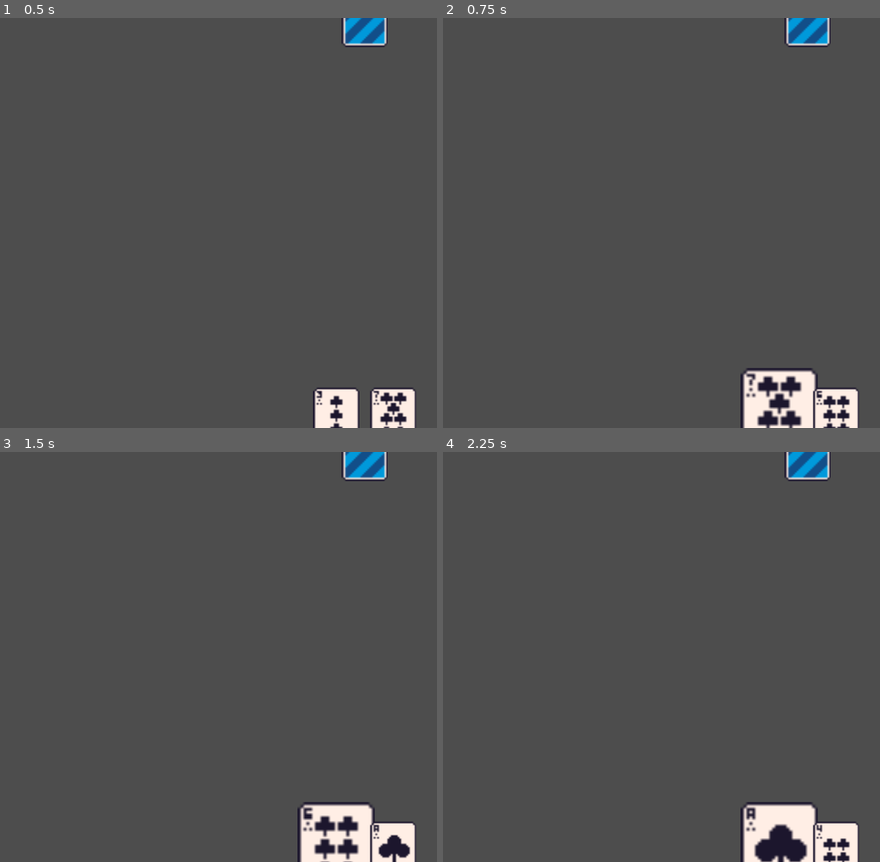
Above: before the commit, frames 1-4 (two rows, left to right).
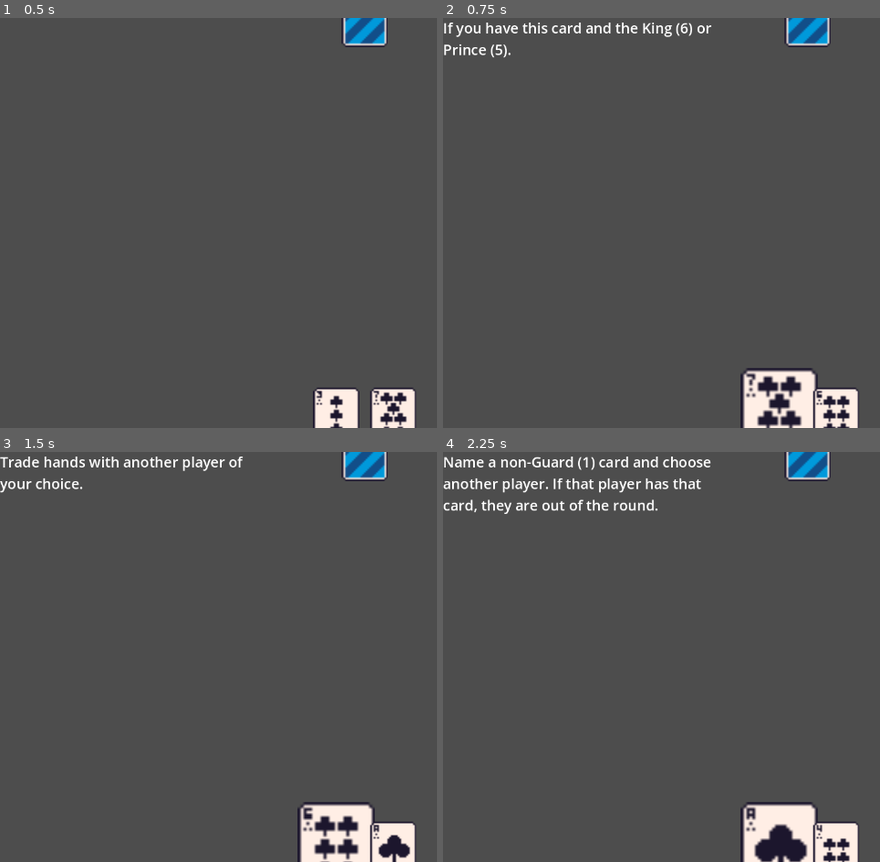
Above: after the commit, the same moments.

Repository: maxnovak/love-letter
Game: Godot game, scene res://table.tscn
The game is run twice, just before and just after one commit, with the same random seed, the same clock (stepped at 60 frames per second) and the same inputs.
Inputs (mouse positions are in pixels of both pictures, inside the frame that each line leads up to):
- Up to frame 1 (0.5 s): no input
- Up to frame 2 (0.75 s): tap Enter at 0.5 s; move the mouse to (779, 415) at 0.52 s; click (779, 415) at 0.67 s
- Up to frame 3 (1.5 s): tap Space at 1.25 s; click (336, 849) at 1.42 s
- Up to frame 4 (2.25 s): tap Enter at 2 s; click (779, 849) at 2.17 s

Frame 1 is identical in both runs. In frame 2, 0.9% of the frame differs, in the area x 0-62%, y 1-10%; in frame 3, 0.9%; in frame 4, 1.9%, in the area x 0-62%, y 1-16%.

Commit message:
Add a HUD which displays help text with the cards ability

Diff:
--- /dev/null
+++ b/HUD.gd
@@ -0,0 +1,12 @@
+extends CanvasLayer
+
+func show_message(text):
+	$HelpText.text = text
+	$HelpText.show()
+
+func hide_message():
+	$HelpText.hide()
+
+
+func _on_players_hand_text(text):
+	show_message(text)
--- a/PlayersHand.gd
+++ b/PlayersHand.gd
@@ -1,8 +1,11 @@
 extends Node2D
+
+signal text
 
 func _on_Card_hover_over_card(hovering, card):
 	if (hovering):
 		card.scale = Vector2(5,5)
+		text.emit(Global.cardBreakdown[card._get_card()].description)
 	else:
 		card.scale = Vector2(3,3)
 
--- a/table.tscn
+++ b/table.tscn
@@ -1,7 +1,8 @@
-[gd_scene load_steps=3 format=3 uid="uid://bmae37f4bd0sv"]
+[gd_scene load_steps=4 format=3 uid="uid://bmae37f4bd0sv"]
 
 [ext_resource type="Script" path="res://Table.gd" id="1_p1sh2"]
 [ext_resource type="Script" path="res://PlayersHand.gd" id="2_rujo7"]
+[ext_resource type="Script" path="res://HUD.gd" id="3_dgabu"]
 
 [node name="Table" type="Node2D"]
 script = ExtResource("1_p1sh2")
@@ -12,3 +13,14 @@
 
 [node name="OpponentHand" type="Node2D" parent="."]
 position = Vector2(640, 0)
+
+[node name="HUD" type="CanvasLayer" parent="."]
+script = ExtResource("3_dgabu")
+
+[node name="HelpText" type="Label" parent="HUD"]
+offset_right = 485.0
+offset_bottom = 183.0
+theme_override_font_sizes/font_size = 25
+autowrap_mode = 2
+
+[connection signal="text" from="PlayersHand" to="HUD" method="_on_players_hand_text"]
